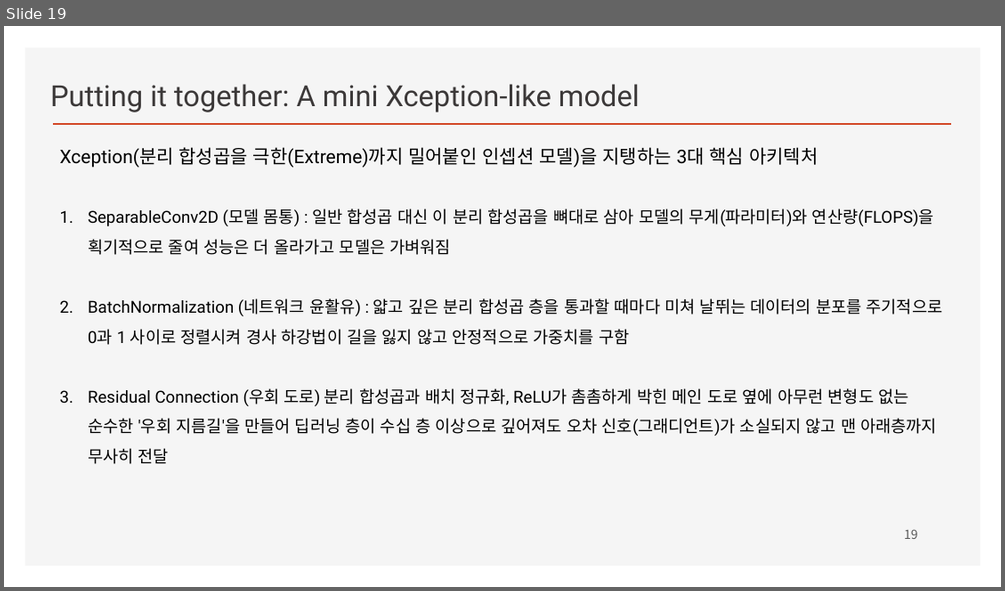
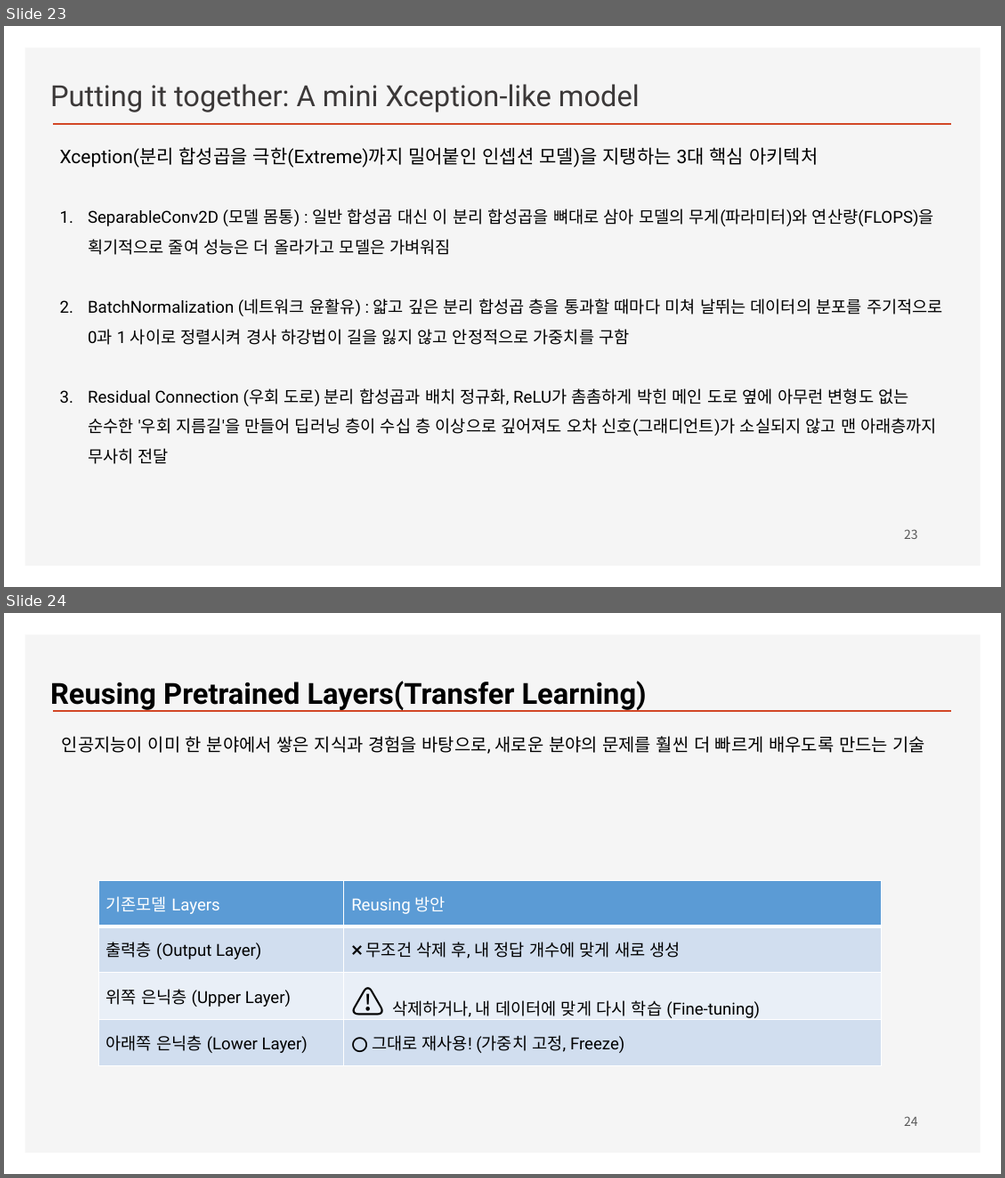
Before and after one commit to ancestor9/2026_Fall_Deep-Learning-with-Python, a slide deck: Chapter 09 ConvNet architecture patterns.pptx. Shown one above the other, each under a label of ours: slide 19 before the commit, slides 23 and 24 after it. The pictures are 1005x591 and 1005x1178 pixels, drawn with LibreOffice and Linux fonts; fonts in the diff are those of the drawing; background and template pictures are left out. Boxes give left, top, right and bottom in pixels: in the first picture for what was removed or moved away, otherwise in the second. Text is boxed around its words. In the diff, an @@ line names an element or a change of style, - is before the commit and + after.

```diff
--- a/Chapter 09 ConvNet architecture patterns.pptx
+++ b/Chapter 09 ConvNet architecture patterns.pptx
@@ slide 24 added at [4, 613, 1001, 1174], background #FFFFFF; not listed: 2 template elements that a slide beside it also shows @@
@@ text added at [50, 681, 647, 711], 28 pt, text #000000, bold @@
+Reusing Pretrained Layers(Transfer Learning)
@@ text added at [62, 736, 925, 754], 17 pt, text #000000 @@
+인공지능이 이미 한 분야에서 쌓은 지식과 경험을 바탕으로, 새로운 분야의 문제를 훨씬 더 빠르게 배우도록 만드는 기술
@@ table added at [98, 881, 882, 1065], 4 rows, 2 columns @@
+기존모델 Layers | Reusing 방안
+출력층 (Output Layer) | ❌ 무조건 삭제 후, 내 정답 개수에 맞게 새로 생성
+위쪽 은닉층 (Upper Layer) | ⚠️ 삭제하거나, 내 데이터에 맞게 다시 학습 (Fine-tuning)
+아래쪽 은닉층 (Lower Layer) | ⭕ 그대로 재사용! (가중치 고정, Freeze)
@@ page number added at [904, 1116, 918, 1126], 12 pt, text #595959 @@
+24
@@ what was slide 19 is now slide 23 @@
@@ page number at [904, 529, 918, 539]: text changed @@
-19
+23
```
Also in this commit, not shown: 6 other slides added, 1 slide removed.
